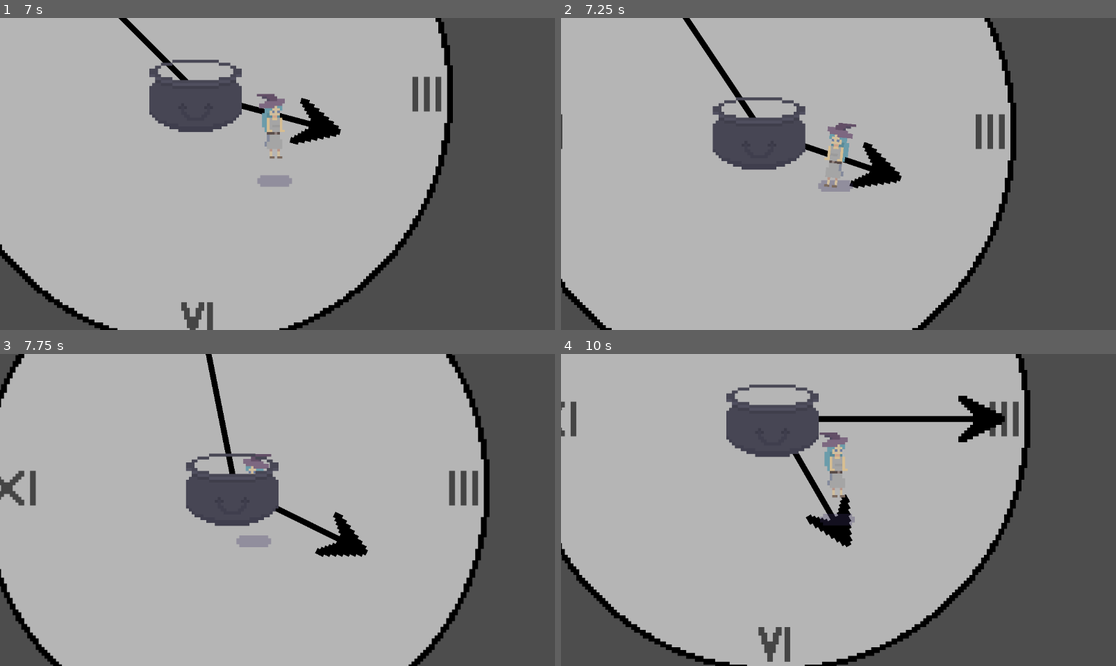
Above: before the commit, frames 1-4 (two rows, left to right).
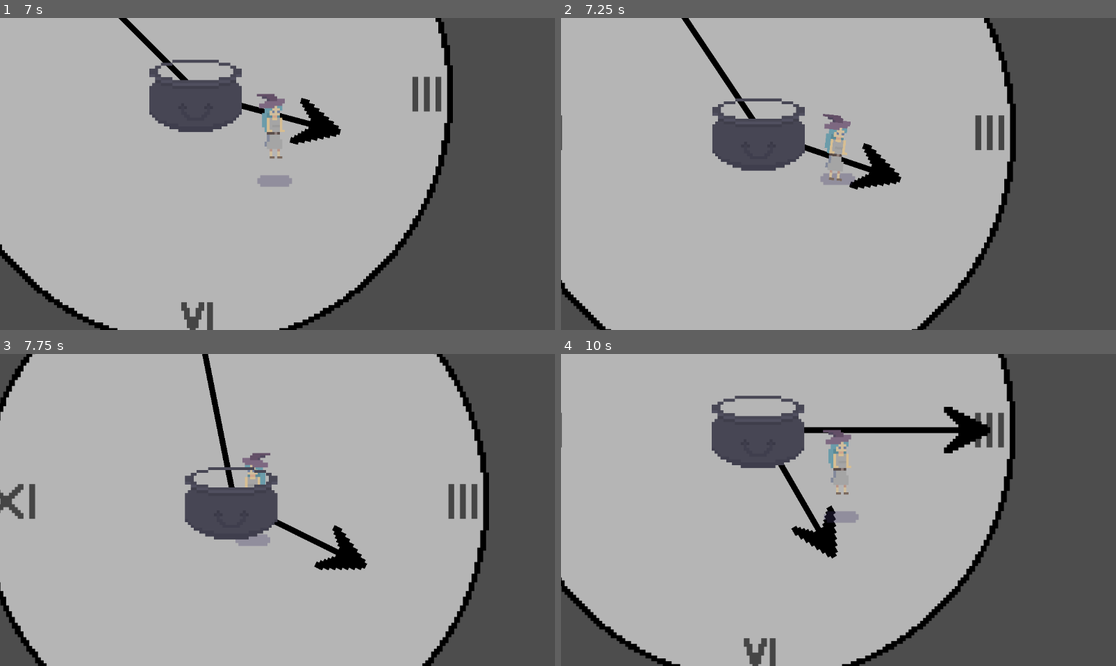
Above: after the commit, the same moments.

Repository: arrowira/miniJam189
Game: Godot game, scene res://Scenes/main.tscn
Two runs of this game, one before a commit and one after it. Both use one fixed random seed, a clock stepped at 60 frames per second and the inputs below.
Inputs:
- Up to frame 1 (7 s): hold A (right) 0.53-1.28 s; tap Space (jump) at 0.77, 1.52, 3.02, 3.77, 4.52, 6.02, 6.77 s; hold S (down) 1.28-2.03 s; hold A (right) 2.03-2.78 s; hold W (up) 2.78-3.53 s; hold D (left) 3.53-5.03 s; hold S (down) 5.03-5.78 s; hold A (right) 5.78-6.53 s; hold W (up) from 6.53 s (still down)
- Up to frame 2 (7.25 s): keep holding W (up)
- Up to frame 3 (7.75 s): release W (up) at 7.28 s; hold A (right) from 7.28 s (still down); tap Space (jump) at 7.52 s
- Up to frame 4 (10 s): release A (right) at 8.03 s; hold S (down) 8.03-8.78 s; hold D (left) 8.78-9.53 s; tap Space (jump) at 9.02, 9.77 s; hold W (up) from 9.53 s (still down)

Frame 1 is identical in both runs. In frame 2, 2.2% of the frame differs, in the area x 0-83%, y 0-100%; in frame 3, 7.3%; in frame 4, 12%, in the area x 0-85%, y 0-100%.

Commit message:
CollisionSorting

Diff:
--- a/minijam189/Scenes/Cauldron.tscn
+++ b/minijam189/Scenes/Cauldron.tscn
@@ -9,6 +9,8 @@
 
 [node name="StaticBody2D" type="StaticBody2D" parent="."]
 position = Vector2(1, 50.5)
+collision_layer = 2
+collision_mask = 2
 
 [node name="Sprite2D" type="Sprite2D" parent="StaticBody2D"]
 position = Vector2(-1, -50.5)
--- a/minijam189/Scenes/Eyeball.tscn
+++ b/minijam189/Scenes/Eyeball.tscn
@@ -9,12 +9,12 @@
 [node name="Eyeball" type="Node2D"]
 
 [node name="StaticBody2D" type="StaticBody2D" parent="."]
-scale = Vector2(1, 1)
+collision_layer = 2
+collision_mask = 2
 script = ExtResource("1_ykwq8")
 
 [node name="CollisionShape2D" type="CollisionShape2D" parent="StaticBody2D"]
 position = Vector2(0.500003, 0.500002)
-scale = Vector2(1, 1)
 shape = SubResource("RectangleShape2D_aob3g")
 
 [node name="Sprite2D" type="Sprite2D" parent="StaticBody2D"]
--- a/minijam189/Scenes/clock.tscn
+++ b/minijam189/Scenes/clock.tscn
@@ -22,6 +22,7 @@
 texture = ExtResource("4_sxq22")
 
 [node name="StaticBody2D" type="StaticBody2D" parent="littleHand"]
+collision_layer = 0
 
 [node name="CollisionShape2D" type="CollisionShape2D" parent="littleHand/StaticBody2D"]
 position = Vector2(-1, -670.5)
--- a/minijam189/Scenes/player.tscn
+++ b/minijam189/Scenes/player.tscn
@@ -105,6 +105,8 @@
 [node name="player" type="Node2D"]
 
 [node name="CharacterBody2D" type="CharacterBody2D" parent="."]
+collision_layer = 3
+collision_mask = 3
 script = ExtResource("1_0yxif")
 
 [node name="Sprite2D2" type="Sprite2D" parent="CharacterBody2D"]
